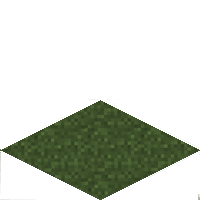
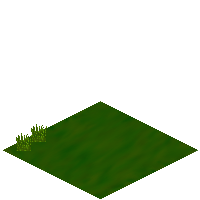
Revision of a layered 200px x 200px image; what changed, layer by layer:
added layer "Calque 5" above "Calque 4" over [31, 124, 47, 142]
added layer "Calque 4" above "base" over [16, 133, 32, 151]
added layer "base" above "herbe" over [3, 101, 198, 199]
removed layer "Calque 1" over [0, 99, 200, 200]
